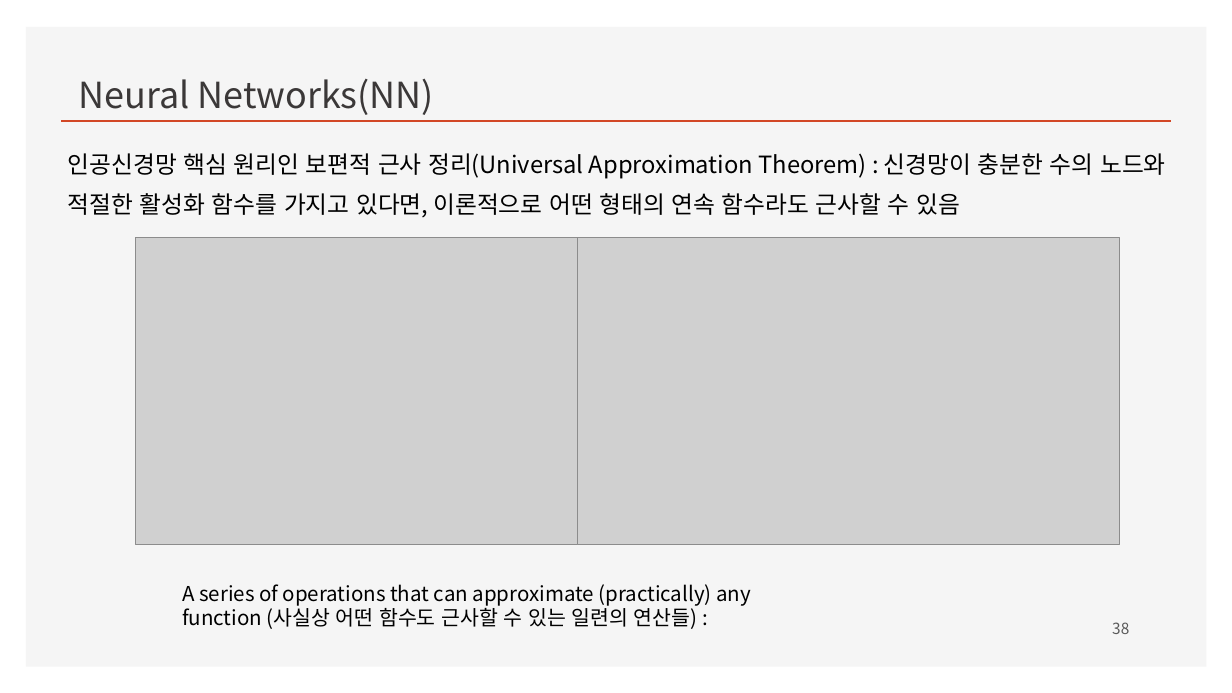
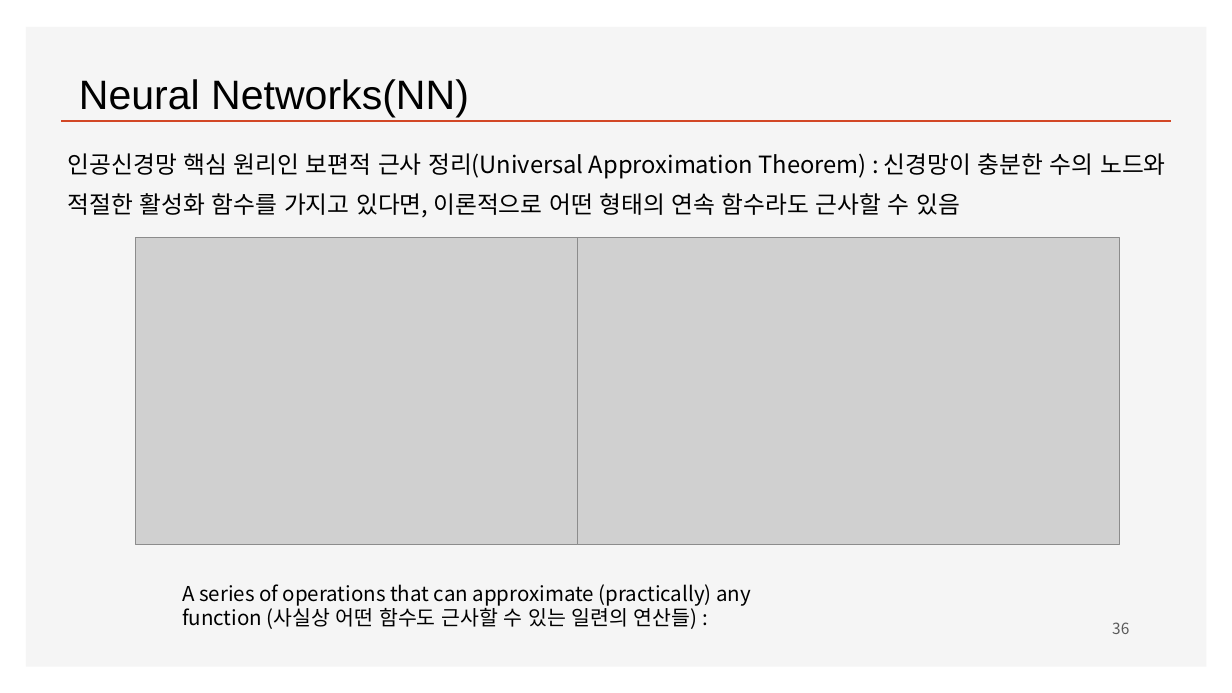
Before and after one commit to ancestor9/mathematics-for-machine-learning, a slide deck: slide 36 of Linear_Algebra/w4_Perceptron_Regression.pptx (slide 38 before the commit). Drawn at 1232x693 pixels with LibreOffice and Linux fonts; fonts in the diff are those of the drawing; grey boxes stand for pictures; background and template pictures are left out. Boxes give left, top, right and bottom in pixels: in the first picture for what was removed or moved away, otherwise in the second. Text is boxed around its words. In the diff, an @@ line names an element or a change of style, - is before the commit and + after.

```diff
--- a/Linear_Algebra/w4_Perceptron_Regression.pptx
+++ b/Linear_Algebra/w4_Perceptron_Regression.pptx
@@ text "Neural Networks(NN)" at (x1=79, y1=79, x2=469, y2=118): size 28 to 32 pt, font Noto Sans CJK KR to Arial, text colour #3B3838 to #000000 @@
```
Also in this commit, not shown: 3 other slides changed, 1 slide added, 1 slide removed.
